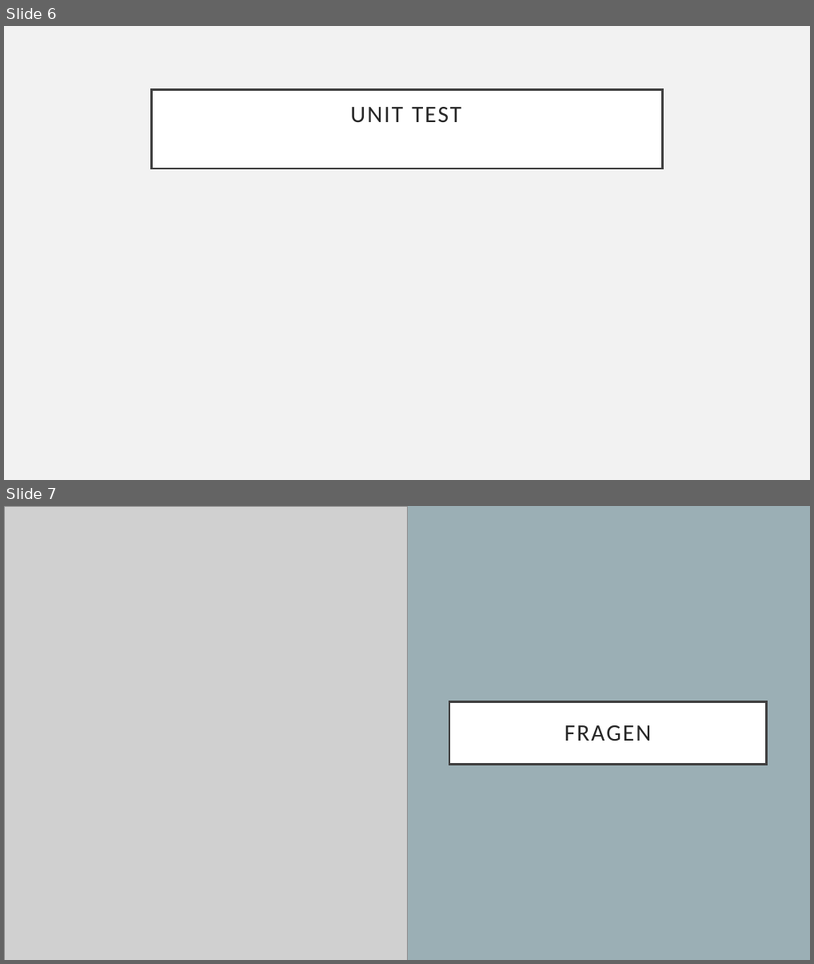
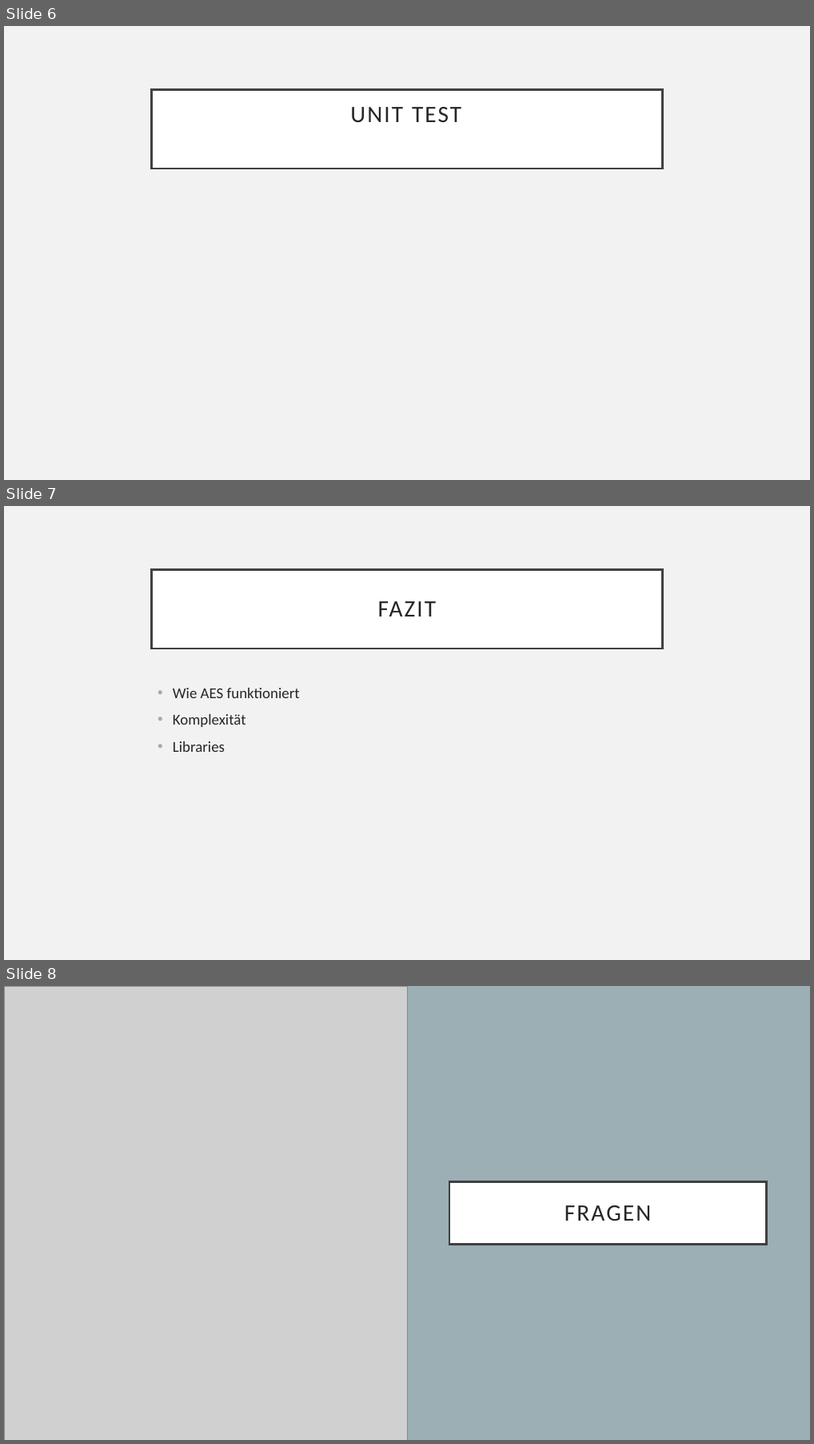
Before and after one commit to TIATIP-24-A-a/AES-TuBi-ZiRo-MaUn, a slide deck: docs/AES-Präsentation.pptx. Shown one above the other, each under a label of ours: slides 6 and 7 before the commit, slides 6, 7 and 8 after it. The pictures are 814x964 and 814x1444 pixels, drawn with LibreOffice and Linux fonts; fonts in the diff are those of the drawing; grey boxes stand for pictures. Boxes give left, top, right and bottom in pixels: in the first picture for what was removed or moved away, otherwise in the second. Text is boxed around its words. In the diff, an @@ line names an element or a change of style, - is before the commit and + after.

Commit message:
add: presentation with summary

```diff
--- a/docs/AES-Präsentation.pptx
+++ b/docs/AES-Präsentation.pptx
@@ slide 7 added at [4, 506, 810, 960], background #F2F2F2 @@
@@ title added at [152, 569, 662, 648], fill #FFFFFF, outline #404040 2.5 pt, 28 pt, text #262626 @@
+FAZIT
@@ text added at [173, 688, 300, 752], 18 pt, text #262626 @@
+• Wie AES funktioniert
+• Komplexität
+• Libraries
@@ what was slide 7 is now slide 8 @@
```
